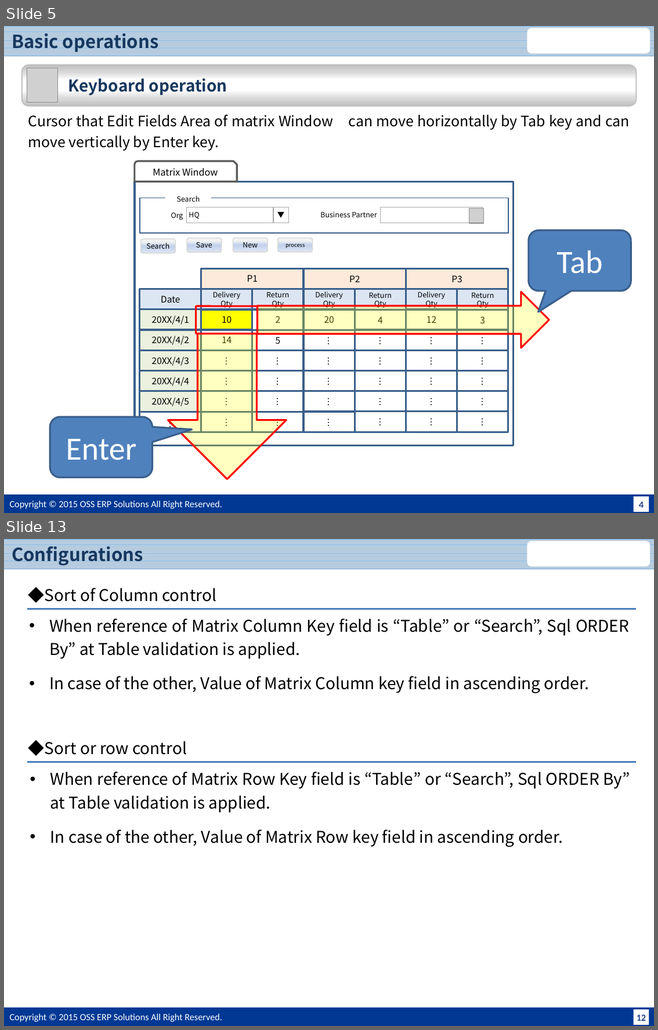
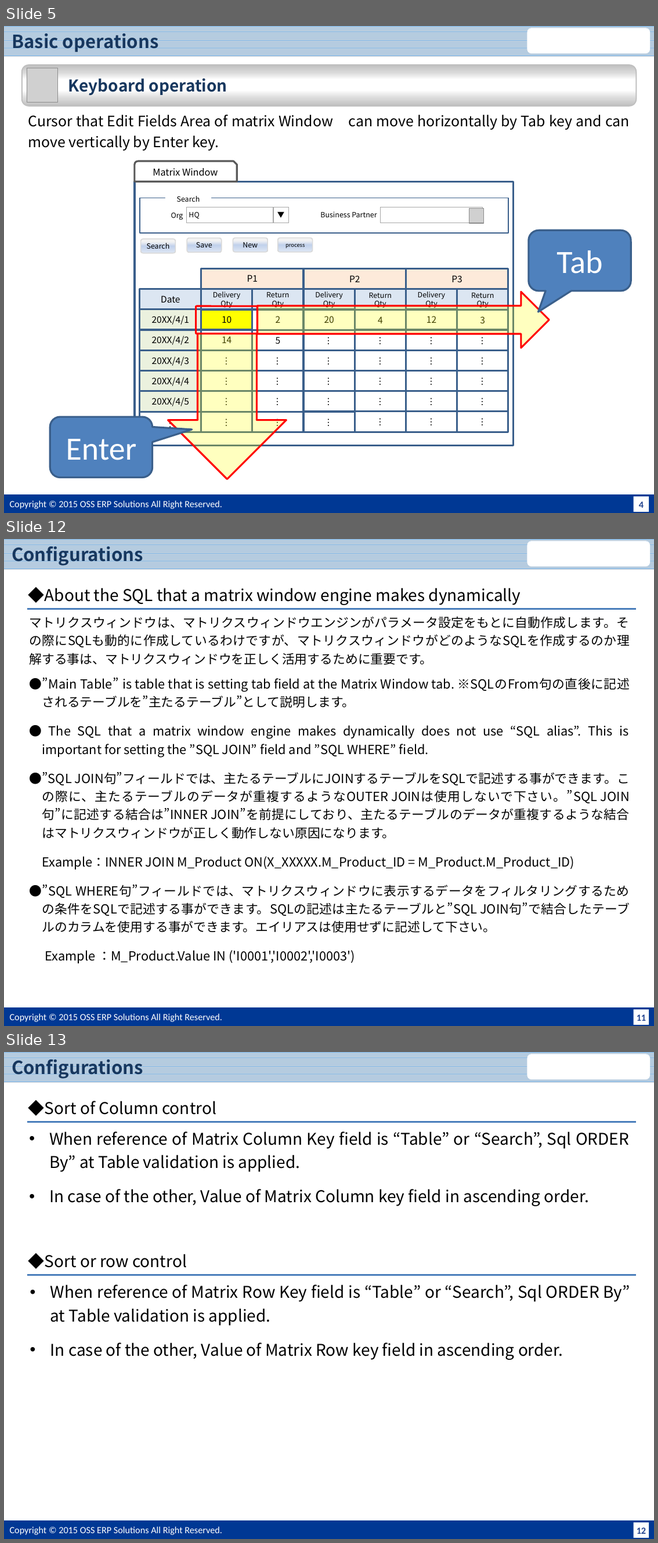
Before and after one commit to JPiere/jpiere.plugin.webui.matrixwindow, a slide deck: Doc/JPIERE-0098_MatrixWindow.pptx. Shown one above the other, each under a label of ours: slides 5 and 13 before the commit, slides 5, 12 and 13 after it; the slides between them are not shown. The pictures are 658x1030 and 658x1543 pixels, drawn with LibreOffice and Linux fonts; fonts in the diff are those of the drawing; grey boxes stand for pictures; background and template pictures are left out. Boxes give left, top, right and bottom in pixels: in the first picture for what was removed or moved away, otherwise in the second. Text is boxed around its words. In the diff, an @@ line names an element or a change of style, - is before the commit and + after.

```diff
--- a/Doc/JPIERE-0098_MatrixWindow.pptx
+++ b/Doc/JPIERE-0098_MatrixWindow.pptx
@@ slide 12 added at (x1=4, y1=539, x2=654, y2=1026), background #FFFFFF; not listed: 5 template elements that a slide beside it also shows @@
@@ title added at (x1=12, y1=542, x2=143, y2=566), 20 pt, text #17375E, bold @@
+Configurations
@@ text added at (x1=28, y1=587, x2=521, y2=605), 18 pt, text #000000 @@
+◆About the SQL that a matrix window engine makes dynamically
@@ line added from (27, 609) to (636, 609), #4B7EBC 2 pt @@
@@ text added at (x1=29, y1=616, x2=629, y2=665), 14 pt, text #000000 @@
+マトリクスウィンドウは、マトリクスウィンドウエンジンがパラメータ設定をもとに自動作成します。その際にSQLも動的に作成しているわけですが、マトリクスウィンドウがどのようなSQLを作成するのか理解する事は、マトリクスウィンドウを正しく活用するために重要です。
@@ text added at (x1=30, y1=678, x2=629, y2=964), 14 pt, text #000000 @@
+●”Main Table” is table that is setting tab field at the Matrix Window tab. ※SQLのFrom句の直後に記述されるテーブルを”主たるテーブル”として説明します。
+● The SQL that a matrix window engine makes dynamically does not use “SQL alias”. This is important for setting the ”SQL JOIN” field and ”SQL WHERE” field.
+●”SQL JOIN句”フィールドでは、主たるテーブルにJOINするテーブルをSQLで記述する事ができます。この際に、主たるテーブルのデータが重複するようなOUTER JOINは使用しないで下さい。”SQL JOIN句”に記述する結合は”INNER JOIN”を前提にしており、主たるテーブルのデータが重複するような結合はマトリクスウィンドウが正しく動作しない原因になります。
+Example：INNER JOIN M_Product ON(X_XXXXX.M_Product_ID = M_Product.M_Product_ID)
+●”SQL WHERE句”フィールドでは、マトリクスウィンドウに表示するデータをフィルタリングするための条件をSQLで記述する事ができます。SQLの記述は主たるテーブルと”SQL JOIN句”で結合したテーブルのカラムを使用する事ができます。エイリアスは使用せずに記述して下さい。
+Example ：M_Product.Value IN ('I0001','I0002','I0003')
```
Also in this commit, not shown: 5 slides changed, 3 other slides added, 5 slides removed, 4 other files.
